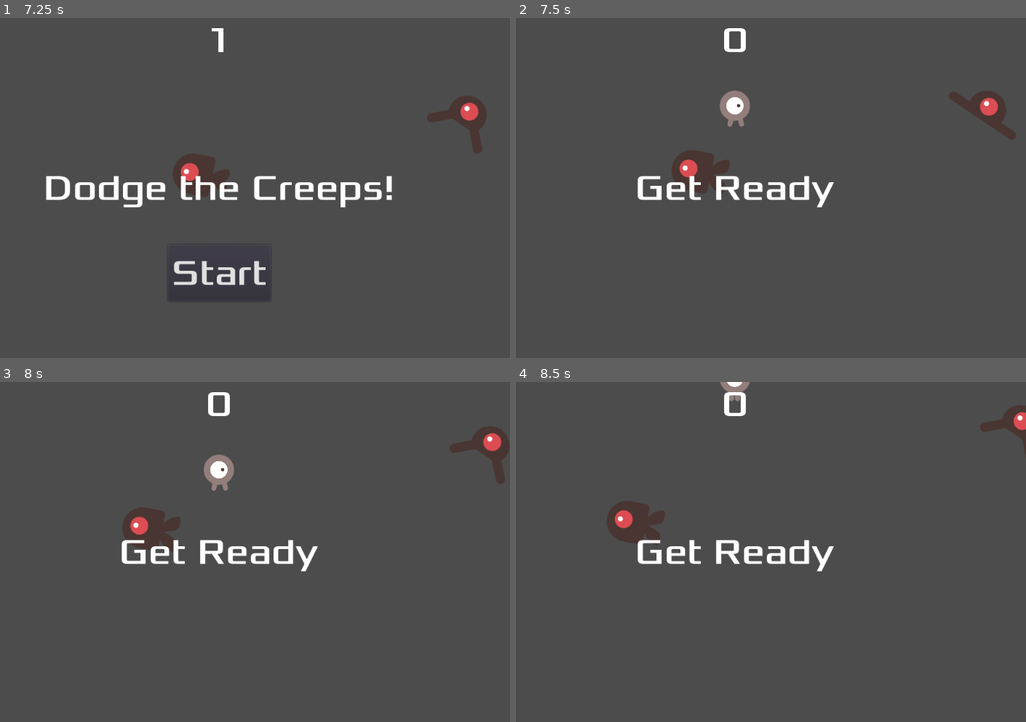
Above: before the commit, frames 1-4 (two rows, left to right).
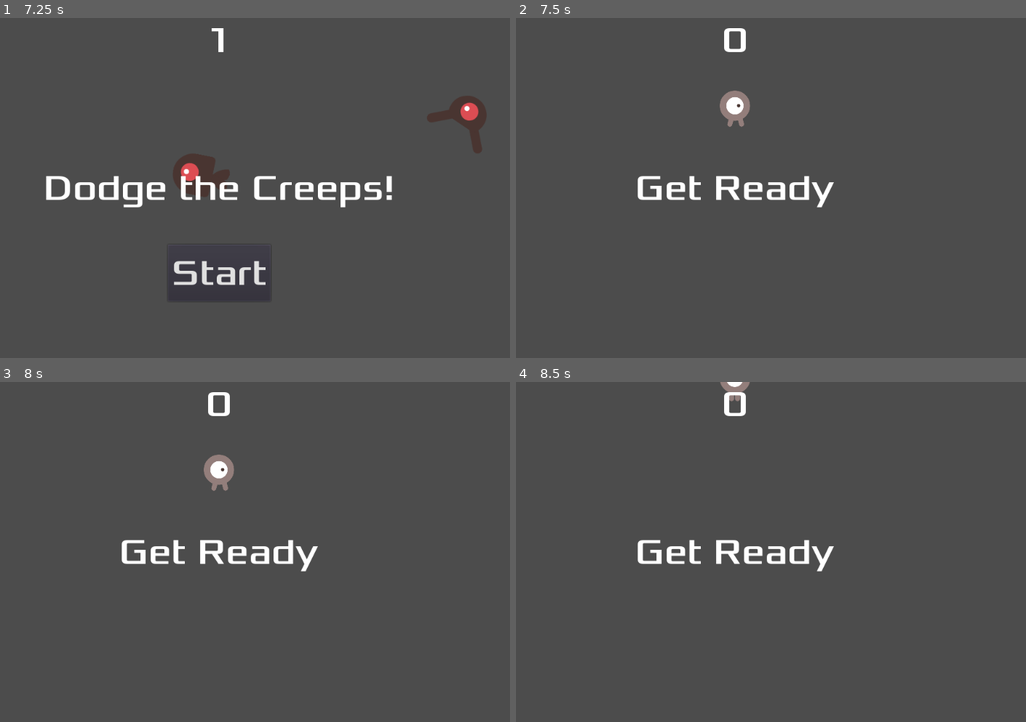
Above: after the commit, the same moments.

Repository: afska/test-godot-2d
Game: Godot game, scene res://screens/Main.tscn
Two runs of this game, one before a commit and one after it. Both use one fixed random seed, a clock stepped at 60 frames per second and the inputs below.
Inputs:
- Up to frame 1 (7.25 s): click "Start" at 0.5 s; tap Enter at 1.25 s; hold Right (ui_right) 1.28-2.03 s; hold Down (ui_down) 2.03-2.78 s; hold Right (ui_right) 2.78-3.53 s; hold Up (ui_up) 3.53-4.28 s; hold Left (ui_left) 4.28-5.78 s; hold Down (ui_down) 5.78-6.53 s; hold Right (ui_right) from 6.53 s (still down)
- Up to frame 2 (7.5 s): release Right (ui_right) at 7.25 s; click "Start" at 7.25 s
- Up to frame 3 (8 s): no input
- Up to frame 4 (8.5 s): hold Up (ui_up) from 8.03 s (still down)

Frame 1 is identical in both runs. In frame 2, 1.6% of the frame differs, in the area x 30-99%, y 21-52%; in frame 3, 1.7%, in the area x 24-100%, y 13-50%; in frame 4, 1.4%.

Commit message:
Cleaning mobs on game start

Diff:
--- a/objects/Mob.gd
+++ b/objects/Mob.gd
@@ -7,5 +7,8 @@
 func _ready():
 	$AnimatedSprite.animation = mob_types[randi() % mob_types.size()]
 
+func _on_start_game():
+	queue_free()
+
 func _on_screen_exited():
 	queue_free()
--- a/objects/Mob.tscn
+++ b/objects/Mob.tscn
@@ -10,15 +10,15 @@
 
 [sub_resource type="SpriteFrames" id=1]
 animations = [ {
+"frames": [ ExtResource( 4 ), ExtResource( 5 ) ],
+"loop": true,
+"name": "fly",
+"speed": 3.0
+}, {
 "frames": [ ExtResource( 1 ), ExtResource( 2 ) ],
 "loop": true,
 "name": "swim",
 "speed": 4.0
-}, {
-"frames": [ ExtResource( 4 ), ExtResource( 5 ) ],
-"loop": true,
-"name": "fly",
-"speed": 3.0
 }, {
 "frames": [ ExtResource( 6 ), ExtResource( 3 ) ],
 "loop": true,
@@ -42,7 +42,6 @@
 scale = Vector2( 0.75, 0.75 )
 frames = SubResource( 1 )
 animation = "walk"
-frame = 1
 playing = true
 
 [node name="CollisionShape2D" type="CollisionShape2D" parent="."]
--- a/screens/Main.gd
+++ b/screens/Main.gd
@@ -36,6 +36,7 @@
 	# Create a Mob instance and add it to the scene.
 	var mob = Mob.instance()
 	add_child(mob)
+	$HUD.connect("start_game", mob, "_on_start_game")
 
 	# Set the mob's direction perpendicular to the path direction.
 	var direction = $MobPath/MobSpawnLocation.rotation + PI / 2
